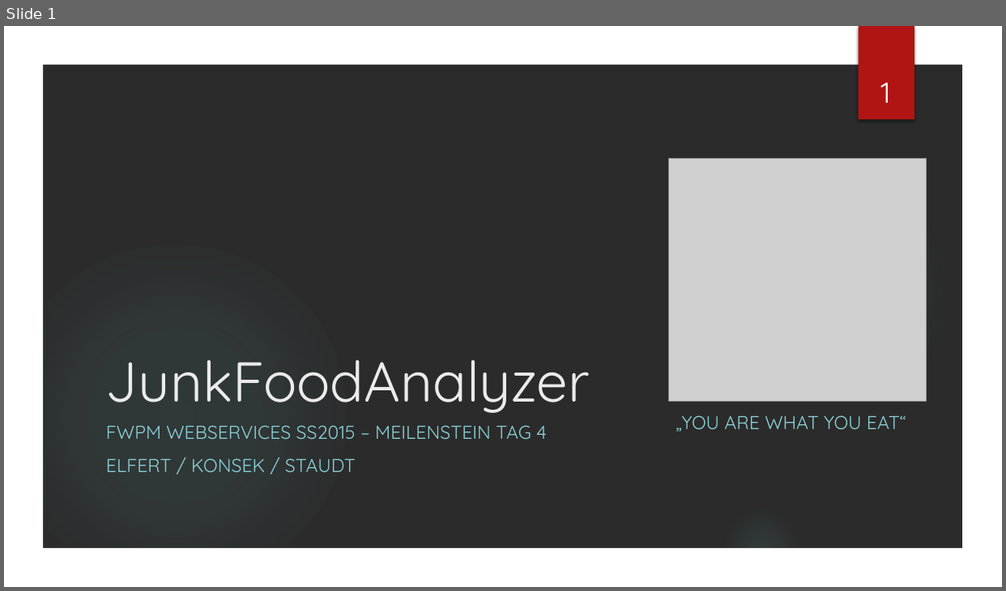
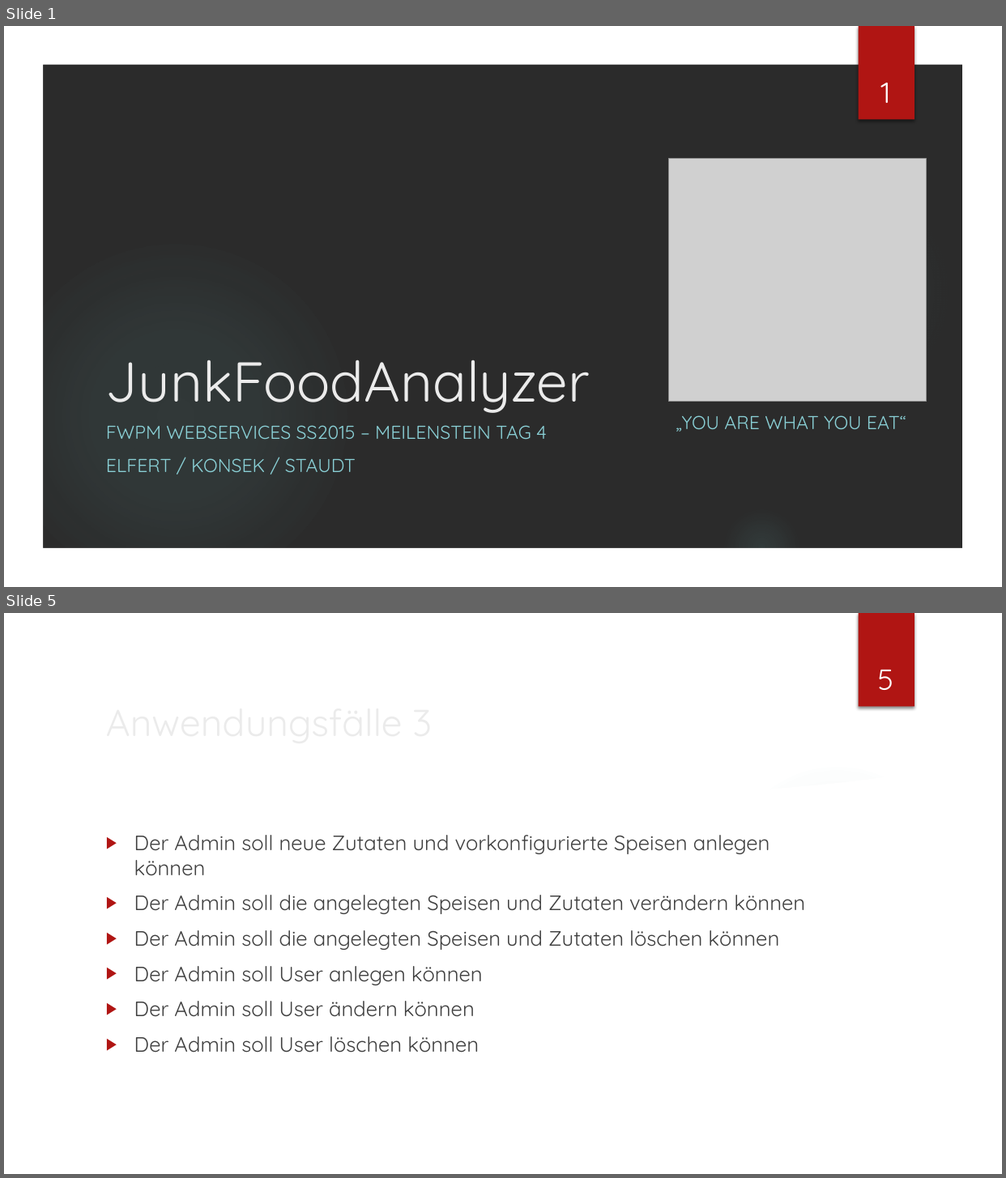
Before and after one commit to stauti/junk-food-analyzer, a slide deck: docs/Spezifikation/WS2.pptx. Shown one above the other, each under a label of ours: slide 1 before the commit, slides 1 and 5 after it; the slides between them are not shown. The pictures are 1006x591 and 1006x1178 pixels, drawn with LibreOffice and Linux fonts; fonts in the diff are those of the drawing; grey boxes stand for pictures; background and template pictures are left out; a plain dark background stands for a picture behind light text. Boxes give left, top, right and bottom in pixels: in the first picture for what was removed or moved away, otherwise in the second. Text is boxed around its words. In the diff, an @@ line names an element or a change of style, - is before the commit and + after.

```diff
--- a/docs/Spezifikation/WS2.pptx
+++ b/docs/Spezifikation/WS2.pptx
@@ slide 5 added at (4, 613, 1002, 1174), background picture (left out); not listed: 5 template elements that a slide beside it also shows @@
@@ page number added at (878, 670, 894, 690), 28 pt, text #FFFFFF @@
+5
@@ title added at (98, 692, 820, 750), 36 pt, text #EBEBEB @@
+Anwendungsfälle 3
@@ freeform shape added at (698, 738, 971, 820), fill #FFFFFF at 20% opacity @@
@@ freeform shape added at (41, 766, 965, 1137), fill #FFFFFF @@
@@ text added at (134, 835, 805, 1053), 20 pt, text #404040 @@
+▶ Der Admin soll neue Zutaten und vorkonfigurierte Speisen anlegen können
+▶ Der Admin soll die angelegten Speisen und Zutaten verändern können
+▶ Der Admin soll die angelegten Speisen und Zutaten löschen können
+▶ Der Admin soll User anlegen können
+▶ Der Admin soll User ändern können
+▶ Der Admin soll User löschen können
```
Also in this commit, not shown: 6 slides changed, 6 other slides added, 1 other file.
